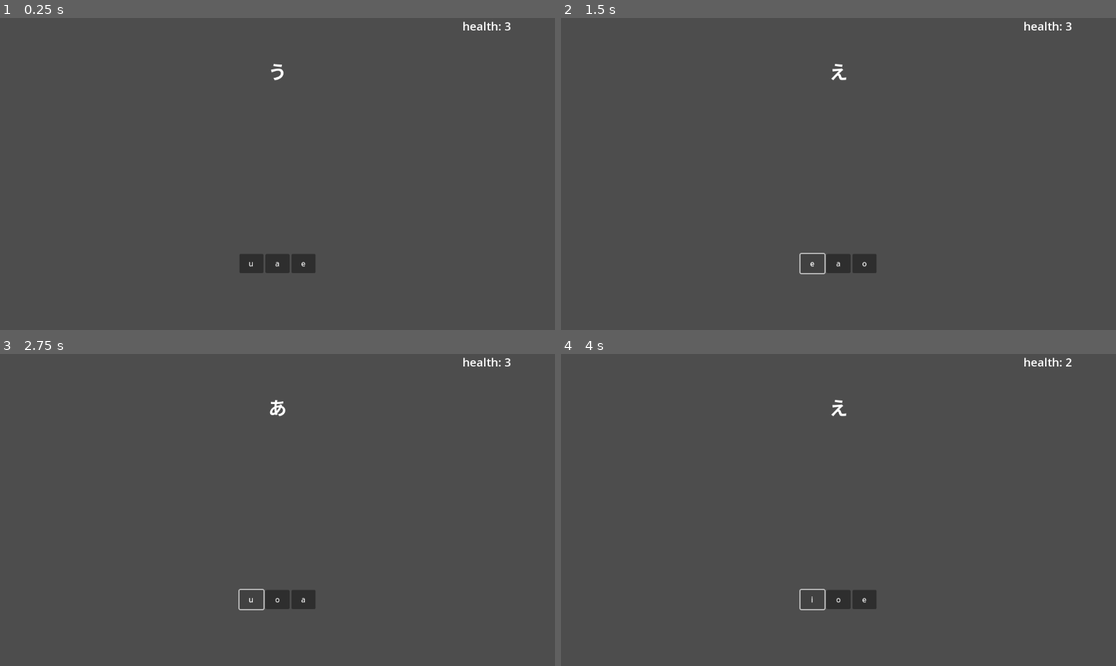
Above: before the commit, frames 1-4 (two rows, left to right).
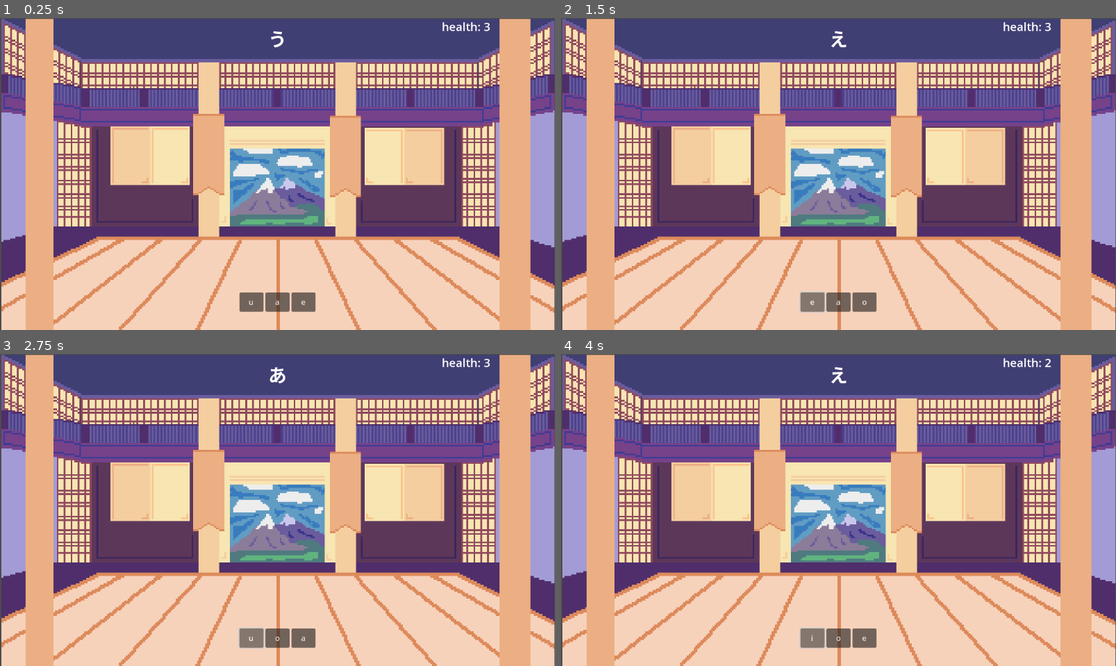
Above: after the commit, the same moments.

Repository: itsbeesfan/kana-warrior
Game: Godot game, scene res://quiz.tscn
Two runs of this game, one before a commit and one after it. Both use one fixed random seed, a clock stepped at 60 frames per second and the inputs below. The project has no main scene, so this scene is started directly.
Inputs:
- Up to frame 1 (0.25 s): no input
- Up to frame 2 (1.5 s): click "u" at 0.5 s; click "o" at 1.25 s
- Up to frame 3 (2.75 s): click "e" at 2 s
- Up to frame 4 (4 s): click "o" at 2.75 s; click "a" at 3.5 s

The runs differ from the first frame. In frame 1, 94% of the frame differs, in the area x 0-100%, y 0-100%; in frame 2, 94%; in frame 3, 94%; in frame 4, 94%.

Commit message:
added background to game, changed options layout

Diff:
--- a/kana-warrior/quiz.tscn
+++ b/kana-warrior/quiz.tscn
@@ -1,6 +1,7 @@
-[gd_scene load_steps=2 format=3 uid="uid://0g10r0q38tuq"]
+[gd_scene load_steps=3 format=3 uid="uid://0g10r0q38tuq"]
 
 [ext_resource type="Script" uid="uid://cw3c1rtetm36v" path="res://quiz.gd" id="1_kninm"]
+[ext_resource type="Texture2D" uid="uid://c7nnbufssmhhr" path="res://background.png" id="2_k7kv1"]
 
 [node name="quiz" type="Control"]
 layout_mode = 3
@@ -11,32 +12,38 @@
 grow_vertical = 2
 script = ExtResource("1_kninm")
 
+[node name="Background" type="Sprite2D" parent="."]
+texture_filter = 1
+position = Vector2(577.2222, 325)
+scale = Vector2(3.588889, 3.588889)
+texture = ExtResource("2_k7kv1")
+
 [node name="hiragana" type="Label" parent="."]
 layout_mode = 1
 anchors_preset = -1
-anchor_left = 0.48999998
-anchor_top = 0.125
-anchor_right = 0.48999998
-anchor_bottom = 0.125
-offset_left = 0.52001953
-offset_right = 22.52002
-offset_bottom = 53.0
+anchor_left = 0.5
+anchor_top = 0.020000001
+anchor_right = 0.5
+anchor_bottom = 0.020000001
+offset_left = -11.0
+offset_top = 0.03999901
+offset_right = 11.0
+offset_bottom = 53.04
 grow_horizontal = 2
 theme_override_font_sizes/font_size = 38
 text = "a"
-metadata/_edit_use_anchors_ = true
 
 [node name="buttons" type="HBoxContainer" parent="."]
 layout_mode = 1
-anchors_preset = 7
+anchors_preset = -1
 anchor_left = 0.5
-anchor_top = 1.0
+anchor_top = 0.94100004
 anchor_right = 0.5
-anchor_bottom = 1.0
+anchor_bottom = 0.94100004
 offset_left = -286.5
-offset_top = -158.0
+offset_top = -39.768005
 offset_right = 286.5
-offset_bottom = -118.0
+offset_bottom = 0.23199463
 grow_horizontal = 2
 grow_vertical = 0
 alignment = 1
@@ -55,11 +62,15 @@
 
 [node name="health" type="Label" parent="."]
 layout_mode = 1
-anchors_preset = 1
-anchor_left = 1.0
-anchor_right = 1.0
-offset_left = -192.0
-offset_bottom = 23.0
+anchors_preset = -1
+anchor_left = 0.96300006
+anchor_top = 0.002
+anchor_right = 0.96300006
+anchor_bottom = 0.002
+offset_left = -192.3761
+offset_top = -0.296
+offset_right = -0.37609863
+offset_bottom = 33.704
 grow_horizontal = 0
 theme_override_font_sizes/font_size = 24
 text = "health: 3"
Binary file added: kana-warrior/Screenshot 2025-12-01 at 7.19.46 PM.png
Not shown, added: kana-warrior/Screenshot 2025-12-01 at 7.19.46 PM.png.import
Binary file added: kana-warrior/background.png
Not shown, added: kana-warrior/background.png.import
